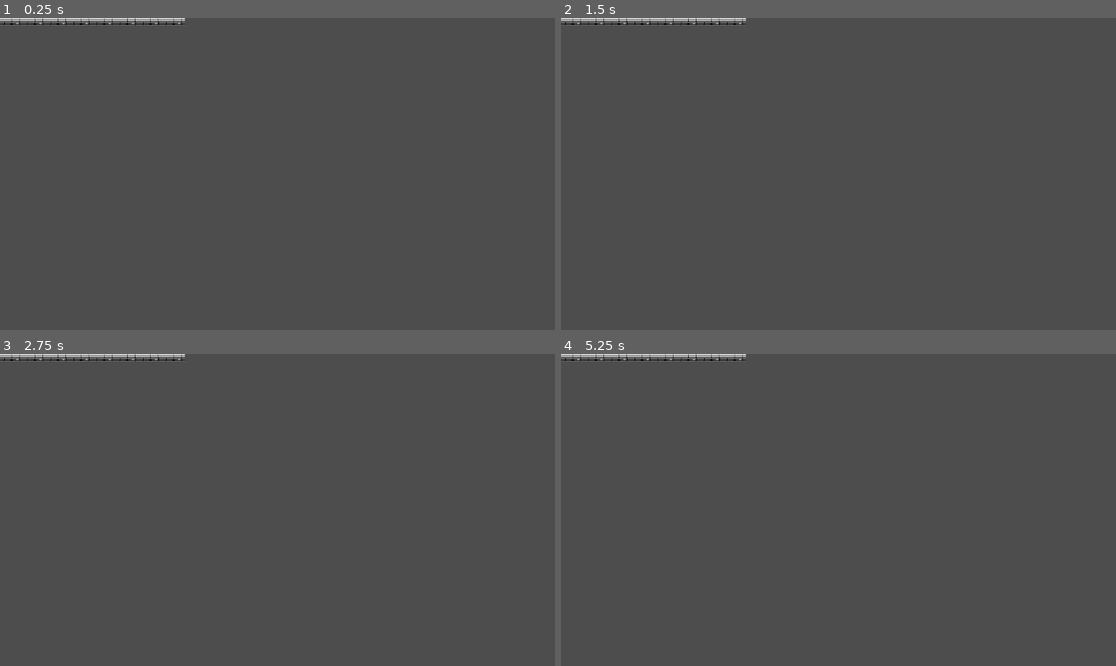
Above: before the commit, frames 1-4 (two rows, left to right).
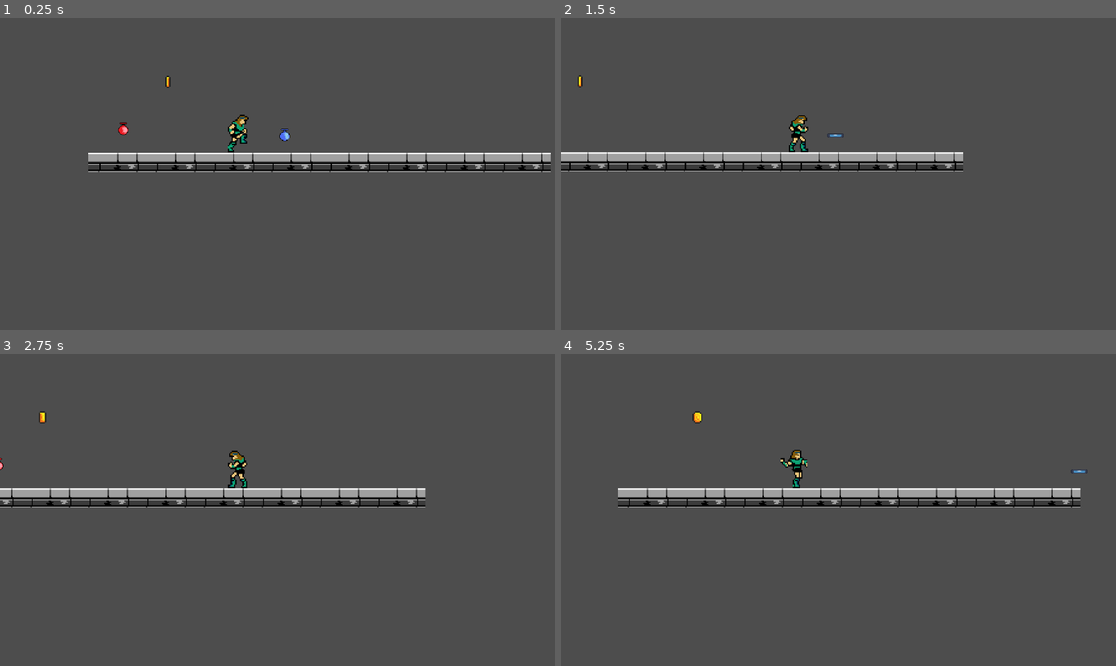
Above: after the commit, the same moments.

Repository: TrevorJac14/Crypt-crawlers
Game: Godot game, scene res://Scenes/debug_room.tscn
Two runs of this game, one before a commit and one after it. Both use one fixed random seed, a clock stepped at 60 frames per second and the inputs below. This scene is started directly instead of the project's main scene. The engine's default icon, where the game draws it, is replaced by a stand-in: a white triangle on a blue panel in a dark square.
Inputs (mouse positions are in pixels of both pictures, inside the frame that each line leads up to):
- Up to frame 1 (0.25 s): no input
- Up to frame 2 (1.5 s): move the mouse to (810, 236) at 0.52 s; hold D (move_right) from 0.53 s (still down); click (810, 236) at 0.6 s; tap Space (jump) at 0.77 s; move the mouse to (1005, 220) at 1.27 s; tap F (throw) at 1.35 s
- Up to frame 3 (2.75 s): tap Space (jump) at 1.52 s; move the mouse to (111, 463) at 2.02 s; release D (move_right) at 2.03 s; hold A (move_left) from 2.03 s (still down); click (111, 463) at 2.1 s
- Up to frame 4 (5.25 s): move the mouse to (866, 510) at 2.77 s; tap F (throw) at 2.85, 4.35 s; tap Space (jump) at 3.02, 3.77, 4.52 s; move the mouse to (755, 432) at 3.52 s; click (755, 432) at 3.6 s; move the mouse to (960, 494) at 4.27 s; release A (move_left) at 4.28 s; hold D (move_right) from 4.28 s (still down); move the mouse to (727, 525) at 5.02 s; click (727, 525) at 5.1 s

The runs differ from the first frame. In frame 1, 5.0% of the frame differs, in the area x 0-100%, y 0-50%; in frame 2, 4.6%; in frame 3, 4.8%; in frame 4, 5.1%, in the area x 0-95%, y 0-50%.
Error after the commit: Attempt to call function 'add_point' in base 'null instance' on a null instance. (res://Scripts/coin.gd:7)

Commit message:
health and mana potions almost done. just need sound

Diff:
--- a/Scenes/coin.tscn
+++ b/Scenes/coin.tscn
@@ -204,6 +204,7 @@
 [node name="AnimatedSprite2D" type="AnimatedSprite2D" parent="."]
 sprite_frames = SubResource("SpriteFrames_0hlxi")
 autoplay = "default"
+frame_progress = 0.563508
 
 [node name="CollisionShape2D" type="CollisionShape2D" parent="."]
 shape = SubResource("CircleShape2D_dqghp")
--- a/Scenes/debug_room.tscn
+++ b/Scenes/debug_room.tscn
@@ -1,14 +1,30 @@
-[gd_scene load_steps=3 format=3 uid="uid://bnklqlnvh1j2o"]
+[gd_scene load_steps=6 format=3 uid="uid://bnklqlnvh1j2o"]
 
 [ext_resource type="PackedScene" uid="uid://bwi3gr4idletr" path="res://Scenes/player.tscn" id="1_pexki"]
+[ext_resource type="PackedScene" uid="uid://d186ua0jt3pge" path="res://Scenes/health_potion.tscn" id="2_8m35q"]
 [ext_resource type="TileSet" uid="uid://c4v6bwvia0e5j" path="res://Scenes/maintiles.tres" id="2_k78fj"]
+[ext_resource type="PackedScene" uid="uid://8cqnp6q8o52m" path="res://Scenes/mana_potion.tscn" id="3_1dmjp"]
+[ext_resource type="PackedScene" uid="uid://dj8x2xdkvpc5m" path="res://Scenes/coin.tscn" id="5_1chh0"]
 
 [node name="Debug Room" type="Node2D"]
 
 [node name="Player" parent="." instance=ExtResource("1_pexki")]
 position = Vector2(124, -29)
 
+[node name="Camera2D" type="Camera2D" parent="Player"]
+position = Vector2(33, 18)
+zoom = Vector2(2.5, 2.5)
+
 [node name="TileMap" type="TileMap" parent="."]
 tile_set = ExtResource("2_k78fj")
 format = 2
 layer_0/tile_data = PackedInt32Array(0, 2, 0, 1, 65538, 0, 2, 131074, 0, 3, 2, 0, 4, 65538, 0, 5, 131074, 0, 6, 2, 0, 7 …(219 unchanged characters)…
+
+[node name="mana_potion" parent="." instance=ExtResource("3_1dmjp")]
+position = Vector2(157, -11)
+
+[node name="health potion" parent="." instance=ExtResource("2_8m35q")]
+position = Vector2(24, -16)
+
+[node name="Coin" parent="." instance=ExtResource("5_1chh0")]
+position = Vector2(66, -59)
--- a/Scenes/health_potion.tscn
+++ b/Scenes/health_potion.tscn
@@ -20,6 +20,7 @@
 
 [node name="health potion" type="Area2D"]
 position = Vector2(0, -1)
+collision_mask = 2
 script = ExtResource("1_08r4o")
 
 [node name="AnimatedSprite2D" type="AnimatedSprite2D" parent="."]
@@ -31,4 +32,4 @@
 position = Vector2(5, -4)
 shape = SubResource("CapsuleShape2D_88x57")
 
-[connection signal="area_entered" from="." to="." method="_on_area_entered"]
+[connection signal="body_entered" from="." to="." method="_on_body_entered"]
--- a/Scenes/mana_potion.tscn
+++ b/Scenes/mana_potion.tscn
@@ -1,7 +1,8 @@
-[gd_scene load_steps=5 format=3 uid="uid://8cqnp6q8o52m"]
+[gd_scene load_steps=6 format=3 uid="uid://8cqnp6q8o52m"]
 
 [ext_resource type="Script" path="res://Scripts/mana_potion.gd" id="1_8c8hf"]
 [ext_resource type="Texture2D" uid="uid://dli421r1vp365" path="res://brackeys_platformer_assets/sprites/mana_potion.png" id="1_a5bty"]
+[ext_resource type="AudioStream" uid="uid://dcphx2c7v2xwm" path="res://brackeys_platformer_assets/sounds/power_up.wav" id="3_tdojk"]
 
 [sub_resource type="SpriteFrames" id="SpriteFrames_5kvyv"]
 animations = [{
@@ -19,6 +20,7 @@
 height = 10.0
 
 [node name="mana_potion" type="Area2D"]
+collision_mask = 2
 script = ExtResource("1_8c8hf")
 
 [node name="AnimatedSprite2D" type="AnimatedSprite2D" parent="."]
@@ -30,4 +32,9 @@
 position = Vector2(6, -4)
 shape = SubResource("CapsuleShape2D_in3lq")
 
+[node name="AudioStreamPlayer2D" type="AudioStreamPlayer2D" parent="."]
+position = Vector2(6, -3)
+stream = ExtResource("3_tdojk")
+bus = &"SFX"
+
 [connection signal="body_entered" from="." to="." method="_on_body_entered"]
--- a/Scripts/health_potion.gd
+++ b/Scripts/health_potion.gd
@@ -1,5 +1,6 @@
 extends Area2D
 
+@export var health_value = 15
 
 # Called when the node enters the scene tree for the first time.
 func _ready():
@@ -11,5 +12,7 @@
 	pass
 
 
-func _on_area_entered(area):
-	queue_free()
+func _on_body_entered(body):
+	if body.is_in_group("player"):
+		body.restore_health(health_value)
+		queue_free()
--- a/Scripts/mana_potion.gd
+++ b/Scripts/mana_potion.gd
@@ -1,6 +1,6 @@
 extends Area2D
 
-@onready var player = $player
+@export var mana_value = 10
 
 # Called when the node enters the scene tree for the first time.
 func _ready():
@@ -13,4 +13,7 @@
 
 
 func _on_body_entered(body):
-	queue_free()
+	if body.is_in_group("player"):
+		$AudioStreamPlayer2D.play()
+		body.restore_mana(mana_value)
+		queue_free()
--- a/Scripts/player.gd
+++ b/Scripts/player.gd
@@ -8,6 +8,9 @@
 var gravity = ProjectSettings.get_setting("physics/2d/default_gravity")
 const GRAVITY = 2000.0
 var health = 20
+var max_health = 100
+var mana = 0
+var max_mana = 20
 var is_dead = false
 var is_attacking = false
 var strength = 5
@@ -79,6 +82,18 @@
 	if area.is_in_group("arrow"):
 		health -= 5
 
+func restore_mana(amount):
+	for i in amount:
+		if mana < max_mana:
+			mana += 1
+			print (mana)
+
+func restore_health(amount):
+	for i in amount:
+		if health < max_health:
+			health += 1
+			print (health)
+
 # Handles Subweapon Attacking
 func take_damage(amount: int) -> void:
 	health -= amount
